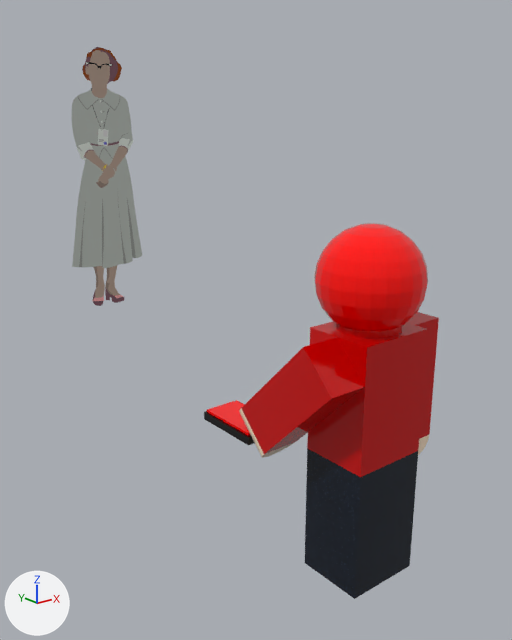
Before and after pictures for a commit that changed the glTF model Models/model 2 (red) small.3ds.glb.
Rendered twice from a 50 mm camera at (-413.0, -386.0, 345.0) aimed at (79.0, 229.0, 99.0). Every picture has the same lights, and +X, +Y and +Z are marked at lower left. Where no turn or scale is listed for an object, it has been applied to the vertices. Vertices at the same position are counted once.

Names of what the first picture shows: 'Group1', 'Group2', 'Group3', 'Katherine_', 'Mesh01', 'Mesh02', 'leg1', 'leg2'.
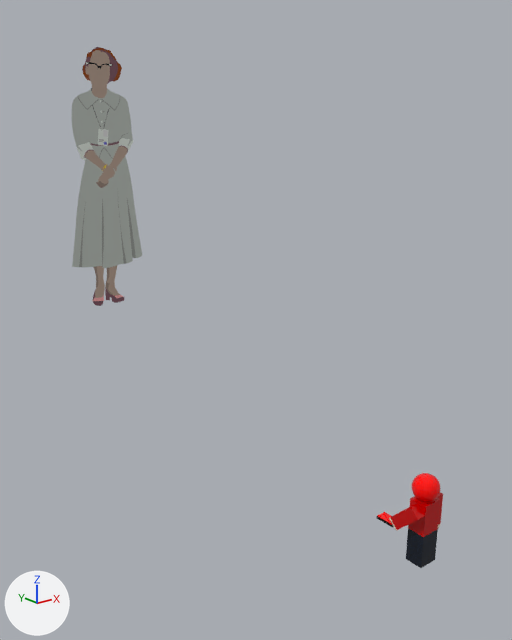
Location of each change, (x1, y1, x2, y2) in pixels of the pictures (512 x 640 px):
'Mesh01', reshaped (73% narrower, 73% shorter)
    before: (307, 321, 428, 477)
    after: (408, 496, 440, 537)
'Mesh02', reshaped (74% narrower, 72% shorter)
    before: (314, 223, 428, 331)
    after: (412, 473, 441, 502)
'leg2', mesh rescaled (70% narrower, 74% shorter)
    before: (305, 449, 390, 599)
    after: (406, 529, 431, 568)
'Group2', mesh rescaled (71% narrower, 76% shorter)
    before: (242, 338, 365, 454)
    after: (390, 503, 425, 530)
'leg1', mesh rescaled (69% narrower, 73% shorter)
    before: (383, 451, 418, 582)
    after: (428, 529, 438, 564)
'Group1', mesh rescaled
    before: (407, 312, 439, 439)
    after: (437, 492, 443, 525)
'Group3', mesh rescaled
    before: (204, 400, 254, 445)
    after: (376, 512, 394, 527)
part 5 of me_mesh02, added (red)
    after: (412, 473, 441, 502)
part 6 of me_mesh02, deleted (red)
    before: (314, 223, 428, 331)

What changed in the scene script:
```text
Change me_group1:
    where me_group1.from_pydata(...)  # 8 vertices, 12 faces; spans x -28.9..1.6, y -82.0..-43.9, z 97.4..191.5
    used by ob_group1; location = (0.0, 0.0, 0.0)
    me_group1 part 1: the whole mesh is scaled about its middle by 0.28, then moved by (11.0, -30.7, -104.0)
Change me_group2:
    where me_group2.from_pydata(...)  # 8 vertices, 12 faces; spans x -119.2..-88.8, y -95.0..-1.6, z 98.5..191.9
    used by ob_group2; location = (0.0, 0.0, 0.0)
    me_group2 part 2: the whole mesh is scaled about its middle by 0.28, then moved by (76.0, -41.3, -104.5)
Change me_group3:
    where me_group3.from_pydata(...)  # 16 vertices, 28 faces; spans x -120.4..-85.9, y -11.6..46.1, z 99.1..107.3
    used by ob_group3; location = (0.0, 0.0, 0.0)
    me_group3 part 3: the whole mesh is scaled about its middle by 0.28, then moved by (75.4, -88.5, -74.3)
Change me_mesh01:
    used by ob_mesh01; location = (0.0, 0.0, 0.0)
    remove me_mesh01.from_pydata(...)  # 60 vertices, 116 faces; spans x -89.1..-28.2, y -95.2..-41.9, z 98.8..201.3
    add me_mesh01.from_pydata(...)  # 61 vertices, 118 faces; spans x -23.8..-6.8, y -102.7..-87.8, z 27.7..56.4
    me_mesh01 part 4: the whole mesh is rebuilt
Change me_mesh02:
    used by ob_mesh02; location = (0.0, 0.0, 0.0)
    remove me_mesh02.from_pydata(...)  # 266 vertices, 528 faces; spans x -96.1..-19.6, y -105.6..-29.1, z 188.7..264.9
    add me_mesh02.from_pydata(...)  # 267 vertices, 530 faces; spans x -25.8..-4.4, y -105.6..-84.2, z 52.8..74.2
    me_mesh02 part 5: 267 vertices added at x -25.8..-4.4, y -105.6..-84.2, z 52.8..74.2
    me_mesh02 part 6: 266 vertices removed from x -96.1..-19.6, y -105.6..-29.1, z 188.7..264.9
Change me_leg1:
    where me_leg1.from_pydata(...)  # 8 vertices, 12 faces; spans x -58.6..-28.2, y -95.2..-41.9, z 0.0..98.8
    used by ob_leg1; location = (0.0, 0.0, 0.0)
    me_leg1 part 7: the whole mesh is scaled about its middle by 0.28, then moved by (32.4, -26.7, -35.6)
Change me_leg2:
    where me_leg2.from_pydata(...)  # 8 vertices, 12 faces; spans x -89.1..-58.6, y -95.2..-41.9, z 0.0..98.8
    used by ob_leg2; location = (0.0, 0.0, 0.0)
    me_leg2 part 8: the whole mesh is scaled about its middle by 0.28, then moved by (54.3, -26.7, -35.6)
```
